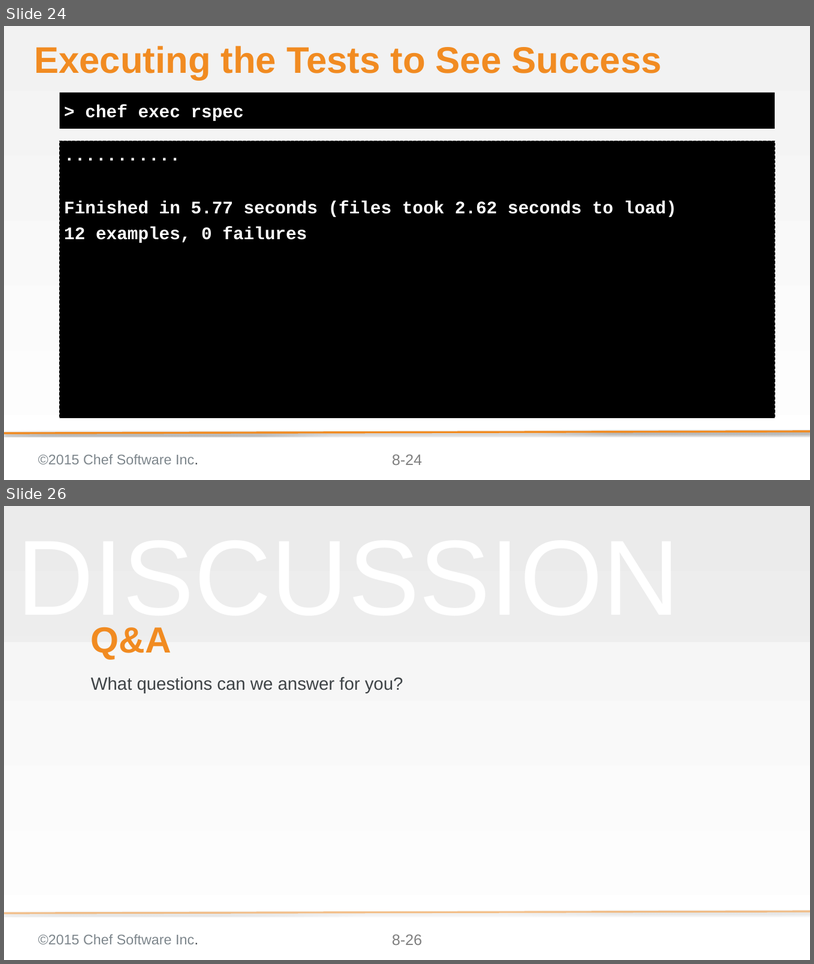
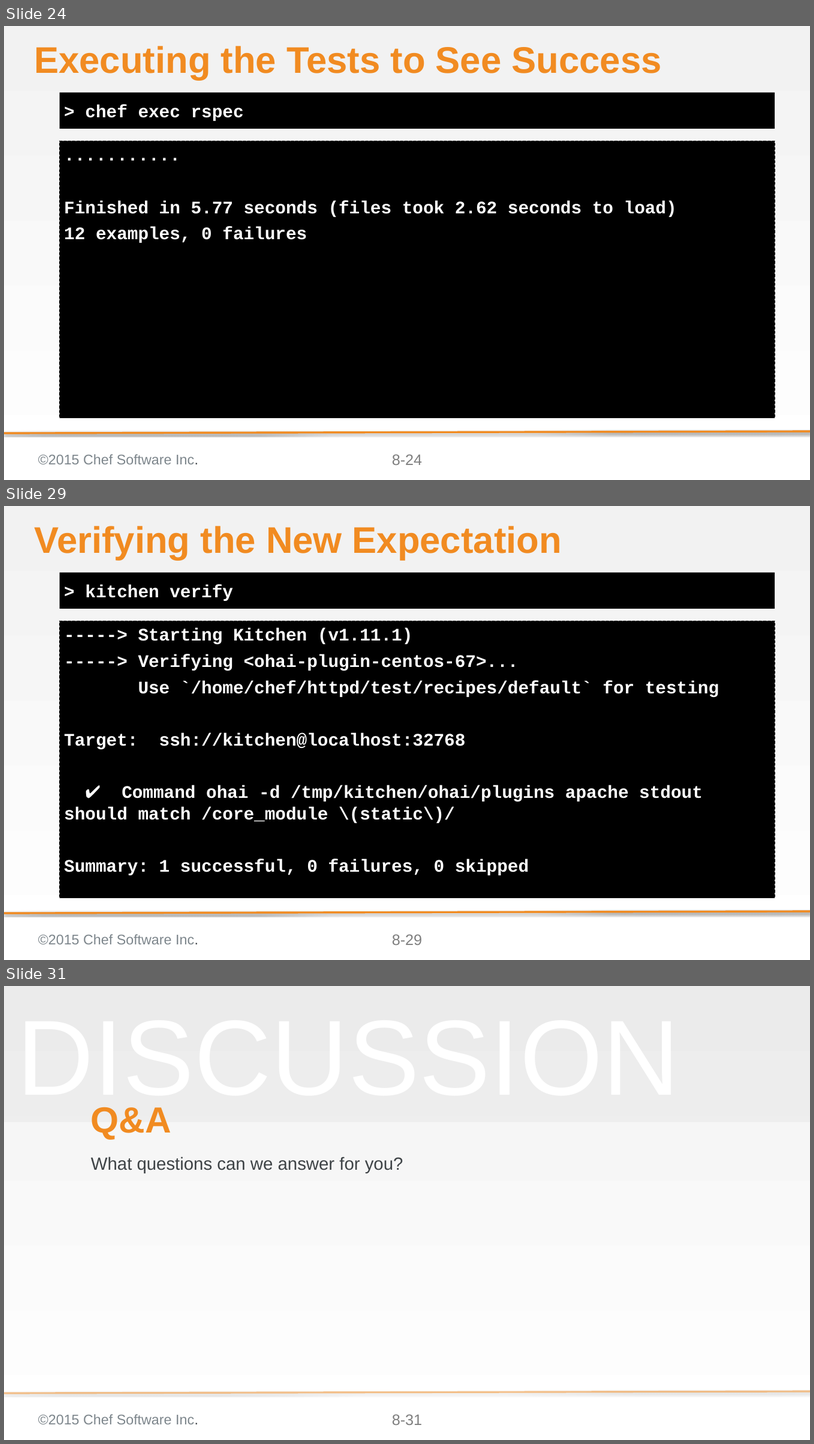
Before and after one commit to chef-training/extending_cookbooks, a slide deck: 08-creating_ohai_plugins.pptx. Shown one above the other, each under a label of ours: slides 24 and 26 before the commit, slides 24, 29 and 31 after it; the slides between them are not shown. The pictures are 814x964 and 814x1444 pixels, drawn with LibreOffice and Linux fonts; fonts in the diff are those of the drawing; background and template pictures are left out. Boxes give left, top, right and bottom in pixels: in the first picture for what was removed or moved away, otherwise in the second. Text is boxed around its words. In the diff, an @@ line names an element or a change of style, - is before the commit and + after.

Commit message:
Updates the 08 Ohai module

```diff
--- a/08-creating_ohai_plugins.pptx
+++ b/08-creating_ohai_plugins.pptx
@@ slide 29 added at [4,506,810,960], background gradient #F2F2F2 to #FFFFFF; not listed: 4 template elements that a slide beside it also shows @@
@@ title added at [34,526,562,560], 58.7 pt, text #F18B21, bold @@
+Verifying the New Expectation
@@ text added at [60,572,775,609], fill #000000, 28 pt, text #FFFFFF, bold @@
+> kitchen verify
@@ text added at [60,621,775,897], fill #000000, outline #000000 1 pt dashed, 28 pt, text #FFFFFF, bold @@
+-----> Starting Kitchen (v1.11.1)
+-----> Verifying <ohai-plugin-centos-67>...
+Use `/home/chef/httpd/test/recipes/default` for testing
+Target: ssh://kitchen@localhost:32768
+✔ Command ohai -d /tmp/kitchen/ohai/plugins apache stdout should match /core_module \(static\)/
+Summary: 1 successful, 0 failures, 0 skipped
@@ what was slide 26 is now slide 31 @@
@@ page number at [392,1414,422,1425]: text changed @@
-8-26
+8-31
```
Also in this commit, not shown: 9 slides changed, 4 other slides added.
